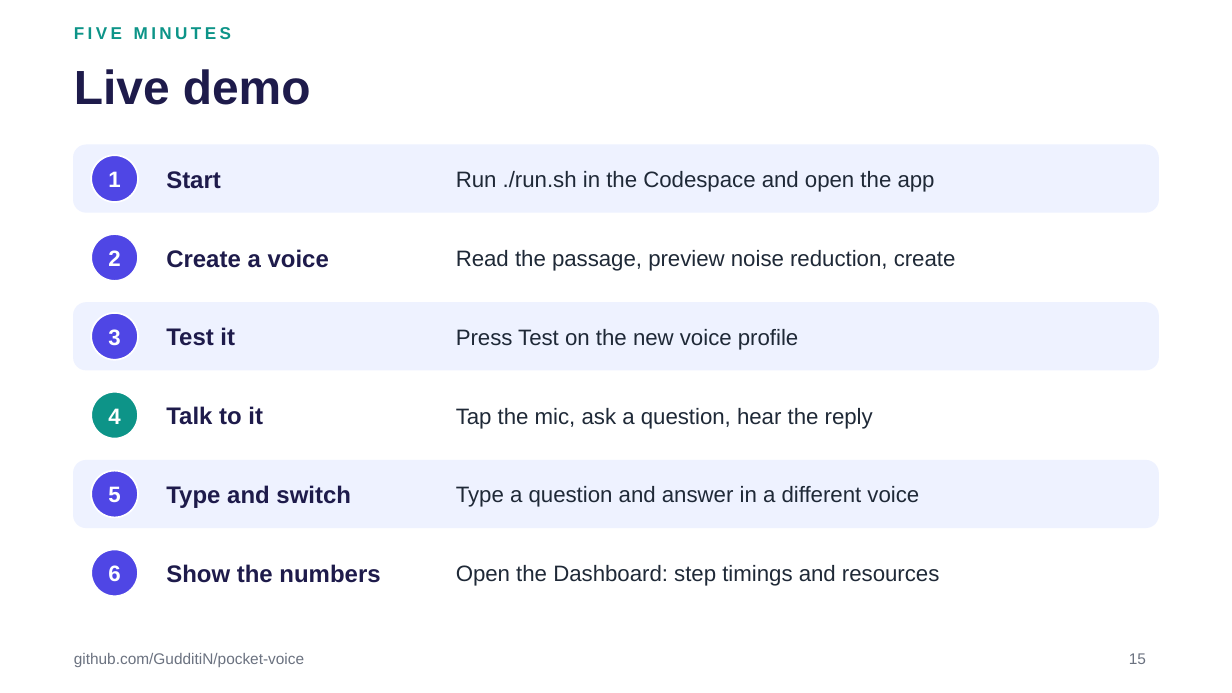
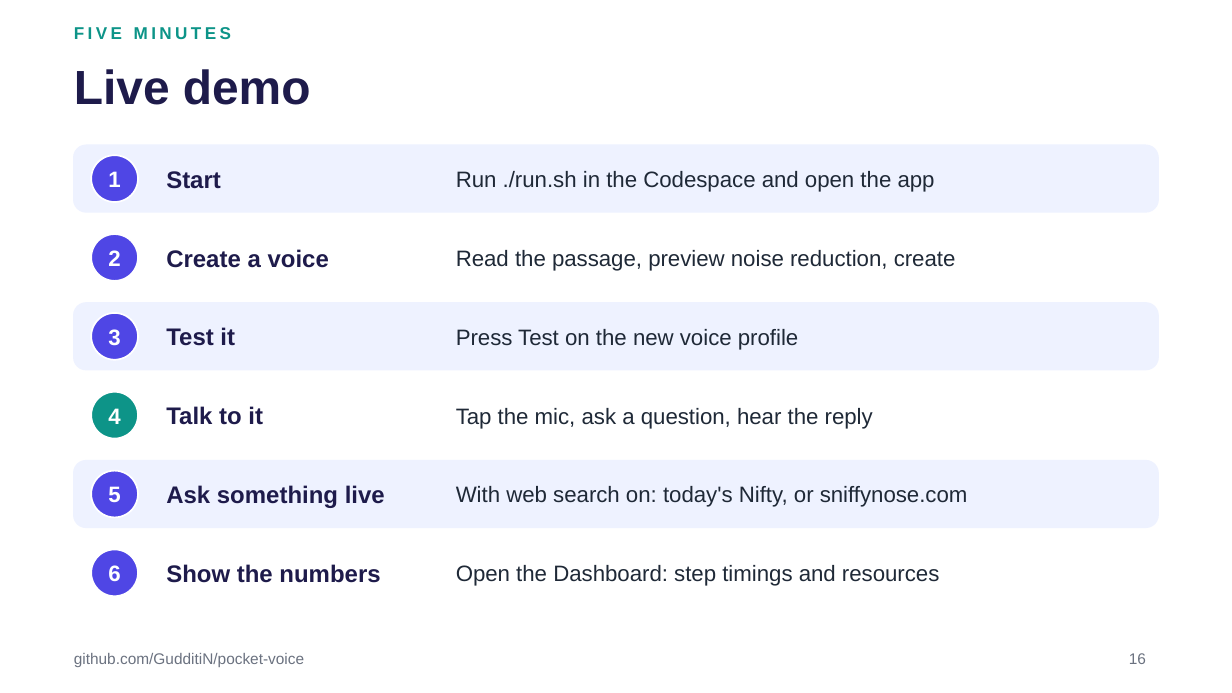
Before and after one commit to GudditiN/pocket-voice, a slide deck: slide 16 of docs/Pocket-Voice.pptx (slide 15 before the commit). Drawn at 1232x693 pixels with LibreOffice and Linux fonts; fonts in the diff are those of the drawing. Boxes give left, top, right and bottom in pixels: in the first picture for what was removed or moved away, otherwise in the second. Text is boxed around its words. In the diff, an @@ line names an element or a change of style, - is before the commit and + after.

Commit message:
feat: add live data tools for web search, news, and Wikipedia integration
- Introduced `live.py` with functions for web search, reading web pages, fetching news, and accessing Wikipedia.
- Updated `run_turn` in `pipeline.py` to support web usage and capture sources.
- Enhanced `llm.answer` to accept a `use_web` parameter and return sources used in responses.
- Modified tests to cover new live data functionalities and ensure proper integration with existing components.
- Updated architecture documentation to reflect new tools and their interactions.

```diff
--- a/docs/Pocket-Voice.pptx
+++ b/docs/Pocket-Voice.pptx
@@ text at (166,485,385,508): text changed @@
-Type and switch
+Ask something live
@@ text at (456,486,968,507): text changed @@
-Type a question and answer in a different voice
+With web search on: today's Nifty, or sniffynose.com
@@ page number at (1129,653,1146,664): text changed @@
-15
+16
```
Also in this commit, not shown: 5 other slides changed, 1 slide added, 12 other files.
